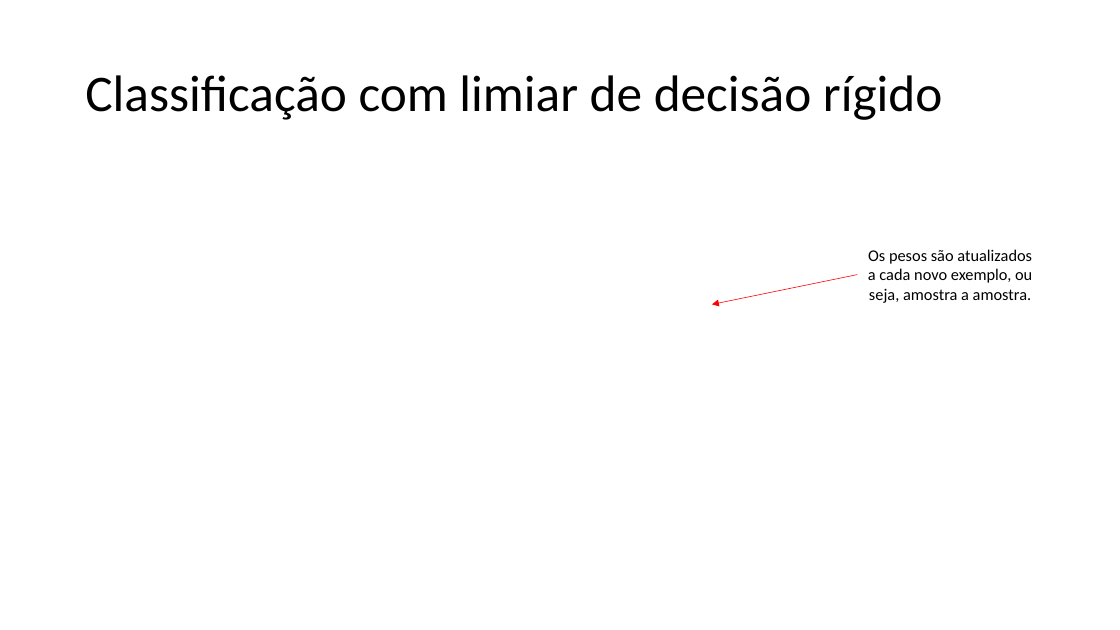
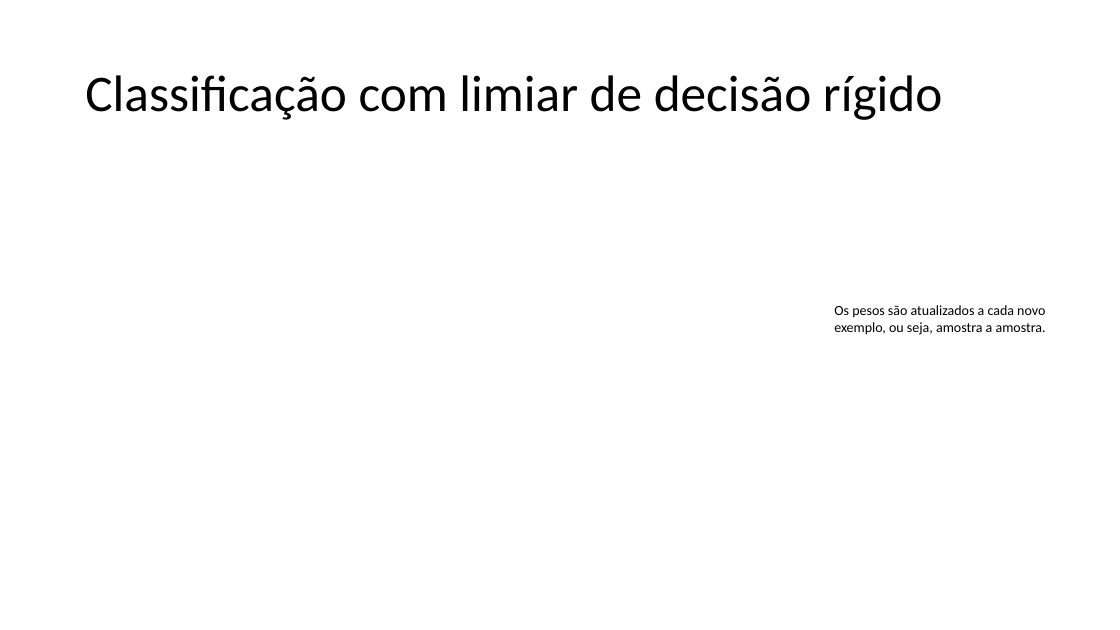
Before and after one commit to zz4fap/t320_aprendizado_de_maquina, a slide deck: slide 8 of slides/T320_Classificação (Parte II).pptx. Drawn at 1120x630 pixels with LibreOffice and Linux fonts; fonts in the diff are those of the drawing; grey boxes stand for pictures. Boxes give left, top, right and bottom in pixels: in the first picture for what was removed or moved away, otherwise in the second. Text is boxed around its words. In the diff, an @@ line names an element or a change of style, - is before the commit and + after.

```diff
--- a/slides/T320_Classificação (Parte II).pptx
+++ b/slides/T320_Classificação (Parte II).pptx
@@ arrow removed from (858, 275) to (712, 304) @@
@@ text "Os pesos são atualizados a ...": place and size @@
-text "Os pesos são atualizados a ..." at (868, 249, 1032, 303)
+text "Os pesos são atualizados a ..." at (834, 305, 1046, 335)
@@ text "Os pesos são atualizados a ..." at (834, 305, 1046, 335): size 14 to 12 pt @@
```
Also in this commit, not shown: 1 other slide changed, 2 other files.
